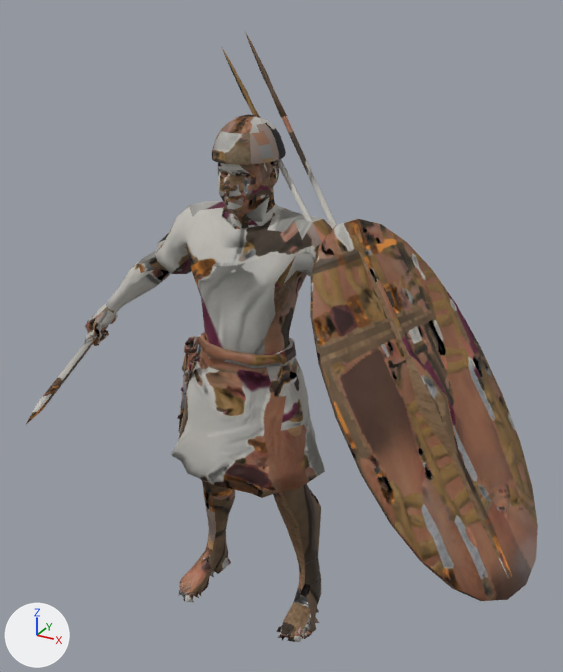
The glTF model public/battles/models/iberian-infantry.glb: old version first, new version second.
Before and after are seen from a 50 mm lens placed at (1.141, -1.856, 1.971), pointed at (0.161, -0.074, 1.08). The lights are fixed; the arrows at lower left show +X, +Y and +Z. The first picture is the older version. Objects named as collision shapes, trigger or cutter boxes, shadow casters or lower levels of detail are left out. Vertices at exactly the same position are counted once.

Names of what the first picture shows: 'LOD0'.
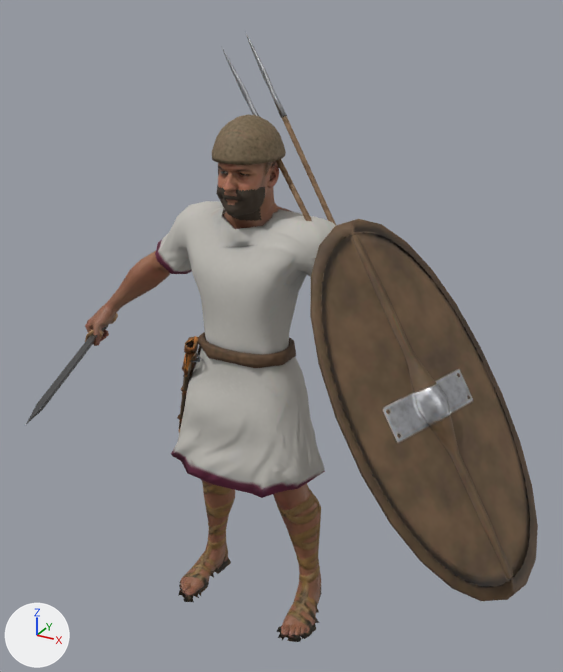
What the commit changed:
me_lod0 is used by ob_lod0; location (0.0, 0.0, 0.0).
me_lod0 had 3349 vertices, 6185 faces and spanned x -0.63..0.92, y -0.58..0.27, z -0.01..1.87.
me_lod0 now has 3861 vertices, 6892 faces and spans x -0.63..0.92, y -0.58..0.27, z -0.01..1.87.
me_lod0 part 1: a new loose piece of 290 vertices spanning x -0.07..0.07, y -0.08..0.01, z 1.38..1.48, in mat_iberian_infantry.
me_lod0 part 2: 6184 kept faces spanning x -0.63..0.92, y -0.58..0.27, z -0.01..1.87 get new texture (UV) coordinates.
Other edits to the shape of me_lod0 do not show in these pictures.

Pixel boxes [x1, y1, x2, y2] of what changed, in the pictures (563 x 672 px):
part 1 of me_lod0, added
    after: [216, 185, 265, 221]
part 2 of me_lod0, surface changed
    both: [26, 32, 538, 642]
